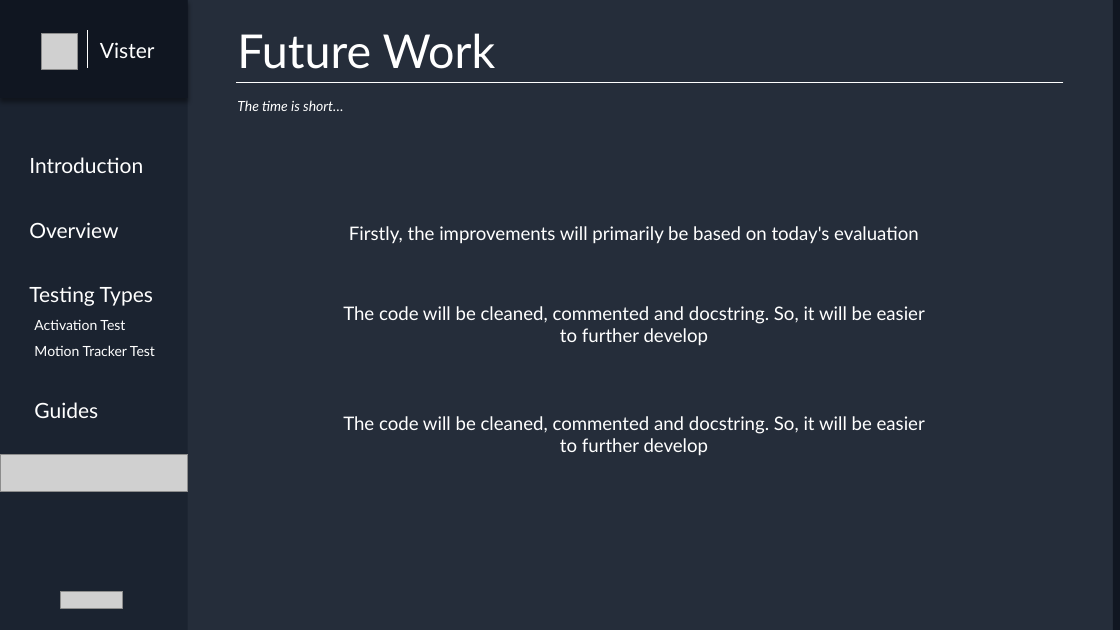
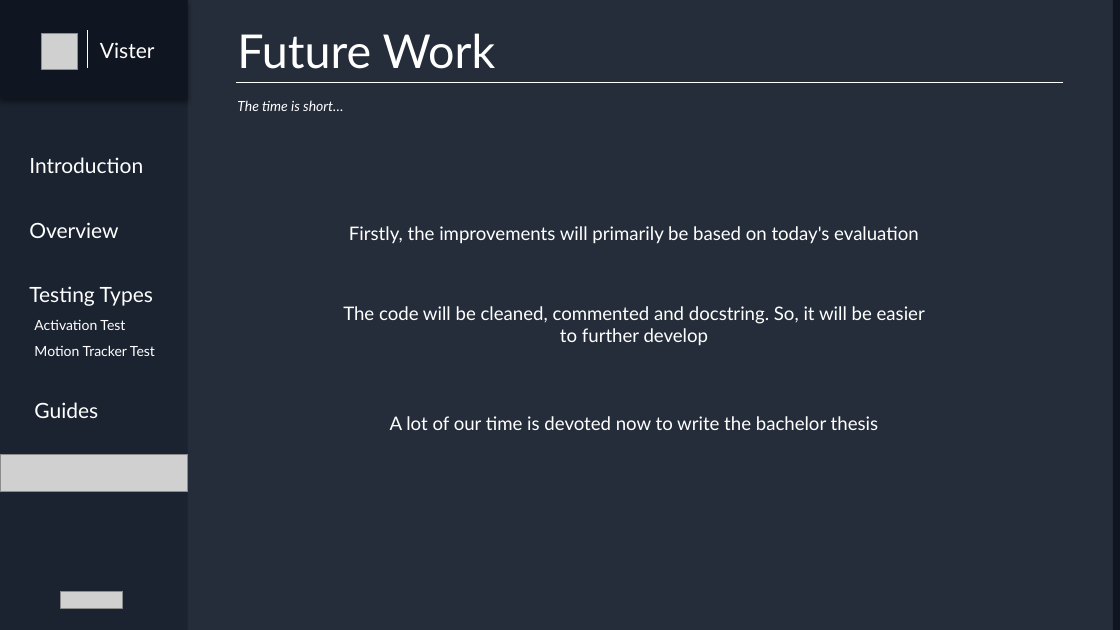
Before and after one commit to FrederikeDurow/Bachelor_Lego, a slide deck: slide 10 of LEGOPRESENTATION.pptx. Drawn at 1120x630 pixels with LibreOffice and Linux fonts; fonts in the diff are those of the drawing; grey boxes stand for pictures. Boxes give left, top, right and bottom in pixels: in the first picture for what was removed or moved away, otherwise in the second. Text is boxed around its words. In the diff, an @@ line names an element or a change of style, - is before the commit and + after.

```diff
--- a/LEGOPRESENTATION.pptx
+++ b/LEGOPRESENTATION.pptx
@@ text at (390,416,878,430): text changed @@
-The code will be cleaned, commented and docstring. So, it will be easier to further develop
+A lot of our time is devoted now to write the bachelor thesis
```
Also in this commit, not shown: 1 other slide changed, 1 other file.
